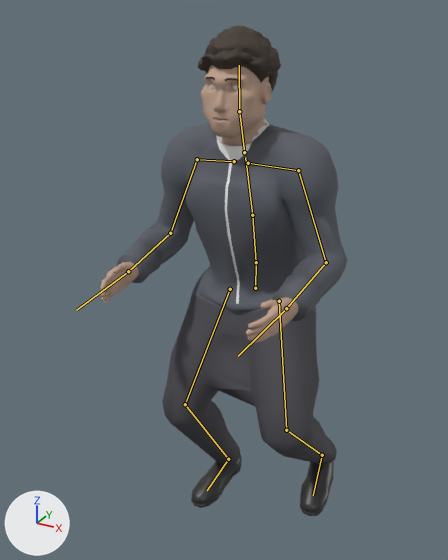
The glTF model src/decision_pitch/web/figures/figure.glb as it was, and as the next commit left it.
Before and after are seen from a 50 mm lens placed at (0.839, -1.779, 1.748), pointed at (-0.069, -0.127, 0.922). Every picture has the same lights, and +X, +Y and +Z are marked at lower left. The older version comes first. Both versions are drawn at frame 9 of the action 'strafe_R'; the numbers are the values there. The bones that change, and the others that lie on the model, are drawn over the model as lines.

Names of what the first picture shows: 'body', 'coat', 'eyes', 'hair_bun', 'hair_buzz', 'hair_curly', 'hair_short', 'hair_swept'.
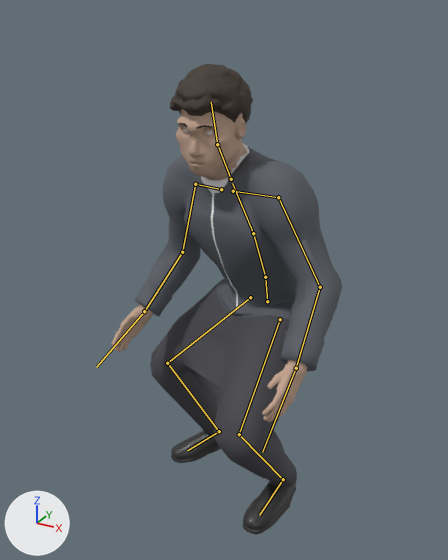
Location of each change, (x1, y1, x2, y2) in pixels of the pictures (448 x 560 px):
'coat', posed (10% narrower): before (117, 119, 348, 466); after (135, 143, 342, 488)
'body', posed: before (100, 65, 334, 516); after (112, 109, 307, 534)
'hair_curly', posed: before (198, 25, 281, 93); after (170, 64, 253, 128)
'hair_swept', posed (6% wider, 8% shorter): before (205, 31, 270, 82); after (175, 74, 244, 121)
'hair_short', posed: before (205, 62, 269, 83); after (180, 108, 243, 129)
'hair_buzz', posed: before (209, 65, 270, 82); after (193, 111, 243, 122)
'hair_bun', posed: before (216, 67, 270, 81); after (188, 111, 244, 121)
bone 'hips', root to tip: before (255, 288) to (256, 263); after (267, 301) to (265, 277)
bone 'spine', root to tip: before (256, 262) to (252, 215); after (265, 277) to (253, 233)
bone 'chest', root to tip: before (252, 215) to (245, 157); after (253, 233) to (232, 183)
bone 'neck', root to tip: before (244, 152) to (239, 111); after (231, 179) to (217, 144)
bone 'head', root to tip: before (239, 111) to (239, 65); after (217, 144) to (211, 102)
bone 'upper_arm_L', root to tip: before (298, 170) to (326, 262); after (278, 197) to (320, 287)
bone 'forearm_L', root to tip: before (326, 262) to (286, 308); after (320, 287) to (296, 368)
bone 'hand_L', root to tip: before (286, 308) to (238, 356); after (296, 368) to (262, 452)
bone 'upper_arm_R', root to tip: before (197, 159) to (170, 233); after (195, 184) to (182, 252)
bone 'forearm_R', root to tip: before (170, 233) to (128, 271); after (182, 252) to (144, 311)
bone 'hand_R', root to tip: before (128, 271) to (76, 310); after (144, 311) to (96, 367)
bone 'thigh_L', root to tip: before (279, 301) to (286, 430); after (280, 319) to (239, 434)
bone 'shin_L', root to tip: before (286, 430) to (322, 455); after (239, 434) to (283, 479)
bone 'foot_L', root to tip: before (322, 455) to (313, 495); after (283, 479) to (259, 515)
bone 'thigh_R', root to tip: before (230, 289) to (185, 404); after (250, 297) to (167, 363)
bone 'shin_R', root to tip: before (185, 404) to (228, 459); after (167, 363) to (219, 431)
bone 'foot_R', root to tip: before (228, 459) to (207, 490); after (219, 431) to (187, 450)

The change in detail:
Bone 'hips' (bone_hips) moves from (-0.02, -0.124, -0.006) to (0.016, -0.178, -0.034).
Bone 'hips' (bone_hips) turns from (7, 1, -2) to (13, -31, -4) degrees about its own x, y and z.
Bone 'spine' (bone_spine) turns from (4, -1, 3) to (9, 6, 1) degrees about its own x, y and z.
Bone 'chest' (bone_chest) turns from (3, -1, 1) to (7, 10, 1) degrees about its own x, y and z.
Bone 'neck' (bone_neck) turns from (-6, 1, -1) to (-6, 5, -5) degrees about its own x, y and z.
Bone 'head' (bone_head) turns from (-7, 1, -1) to (-7, 7, -6) degrees about its own x, y and z.
Bone 'upper_arm_L' (bone_upper_arm_l) turns from (17, 3, -22) to (22, 1, -14) degrees about its own x, y and z.
Bone 'forearm_L' (bone_forearm_l) turns from (66, 0, 0) to (36, 0, 0) degrees about its own x, y and z.
Bone 'hand_L' (bone_hand_l) turns from (6, -25, 0) to (10, -30, 0) degrees about its own x, y and z.
Bone 'upper_arm_R' (bone_upper_arm_r) turns from (17, -2, 20) to (22, -3, 19) degrees about its own x, y and z.
Bone 'forearm_R' (bone_forearm_r) turns from (66, 0, 0) to (36, 0, 0) degrees about its own x, y and z.
Bone 'hand_R' (bone_hand_r) turns from (6, 25, 0) to (10, 30, 0) degrees about its own x, y and z.
Bone 'thigh_L' (bone_thigh_l) turns from (-48, -14, -18) to (-67, -34, -6) degrees about its own x, y and z.
Bone 'shin_L' (bone_shin_l) turns from (85, 0, -1) to (93, 0, -1) degrees about its own x, y and z.
Bone 'foot_L' (bone_foot_l) turns from (-29, -3, 20) to (-32, 4, 16) degrees about its own x, y and z.
Bone 'thigh_R' (bone_thigh_r) turns from (-38, 15, -5) to (-51, 29, 3) degrees about its own x, y and z.
Bone 'shin_R' (bone_shin_r) turns from (60, 0, 1) to (69, 0, 1) degrees about its own x, y and z.
Bone 'foot_R' (bone_foot_r) turns from (-25, -6, -5) to (-21, -6, -20) degrees about its own x, y and z.
